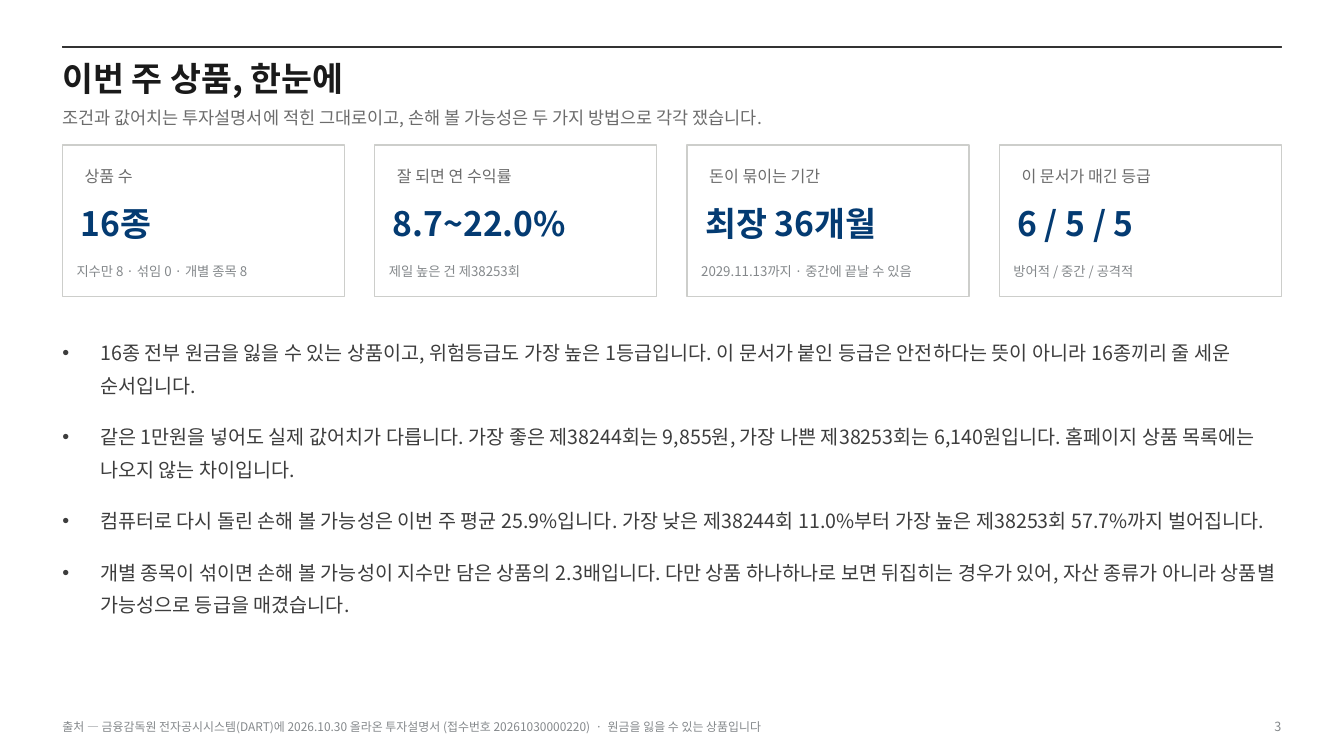
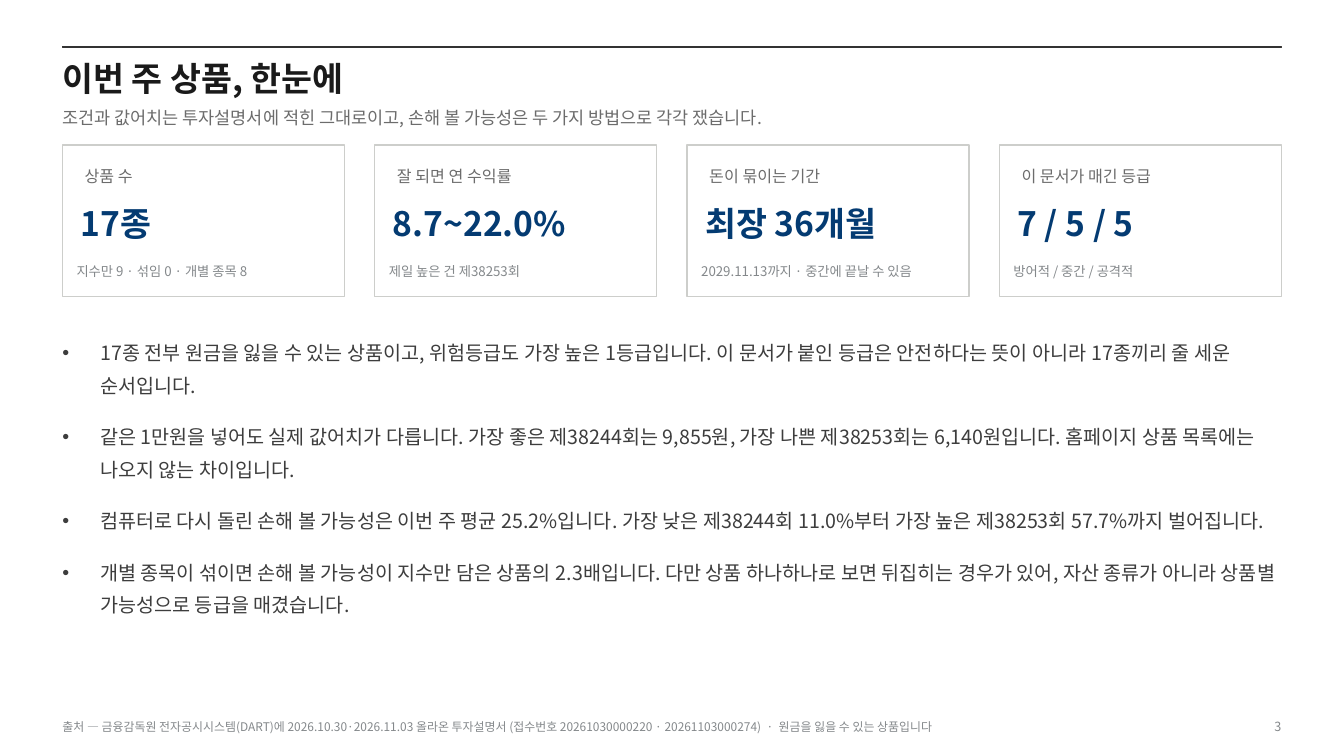
Before and after one commit to hanaroline/work_1, a slide deck: slide 3 of els-analysis-deck.pptx. Drawn at 1344x756 pixels with LibreOffice and Linux fonts; fonts in the diff are those of the drawing. Boxes give left, top, right and bottom in pixels: in the first picture for what was removed or moved away, otherwise in the second. Text is boxed around its words. In the diff, an @@ line names an element or a change of style, - is before the commit and + after.

```diff
--- a/els-analysis-deck.pptx
+++ b/els-analysis-deck.pptx
@@ text at bbox=[81, 209, 152, 239]: text changed @@
-16종
+17종
@@ text at bbox=[1018, 211, 1134, 237]: text changed @@
-6 / 5 / 5
+7 / 5 / 5
@@ text at bbox=[100, 343, 1230, 395]: text changed @@
-• 16종 전부 원금을 잃을 수 있는 상품이고, 위험등급도 가장 높은 1등급입니다. 이 문서가 붙인 등급은 안전하다는 뜻이 아니라 16종끼리 줄 세운 순서입니다.
+• 17종 전부 원금을 잃을 수 있는 상품이고, 위험등급도 가장 높은 1등급입니다. 이 문서가 붙인 등급은 안전하다는 뜻이 아니라 17종끼리 줄 세운 순서입니다.
@@ text at bbox=[100, 511, 1264, 530]: text changed @@
-• 컴퓨터로 다시 돌린 손해 볼 가능성은 이번 주 평균 25.9%입니다. 가장 낮은 제38244회 11.0%부터 가장 높은 제38253회 57.7%까지 벌어집니다.
+• 컴퓨터로 다시 돌린 손해 볼 가능성은 이번 주 평균 25.2%입니다. 가장 낮은 제38244회 11.0%부터 가장 높은 제38253회 57.7%까지 벌어집니다.
@@ text at bbox=[62, 721, 932, 733]: text changed @@
-출처 — 금융감독원 전자공시시스템(DART)에 2026.10.30 올라온 투자설명서 (접수번호 20261030000220) · 원금을 잃을 수 있는 상품입니다
+출처 — 금융감독원 전자공시시스템(DART)에 2026.10.30·2026.11.03 올라온 투자설명서 (접수번호 20261030000220 · 20261103000274) · 원금을 잃을 수 있는 상품입니다
```
Also in this commit, not shown: 15 other slides changed, 24 other files.
